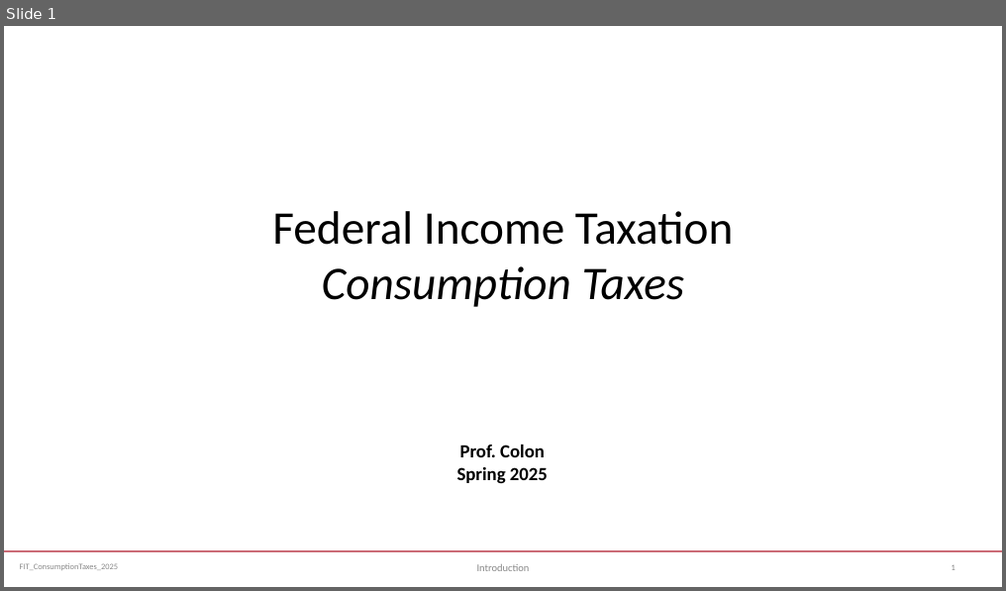
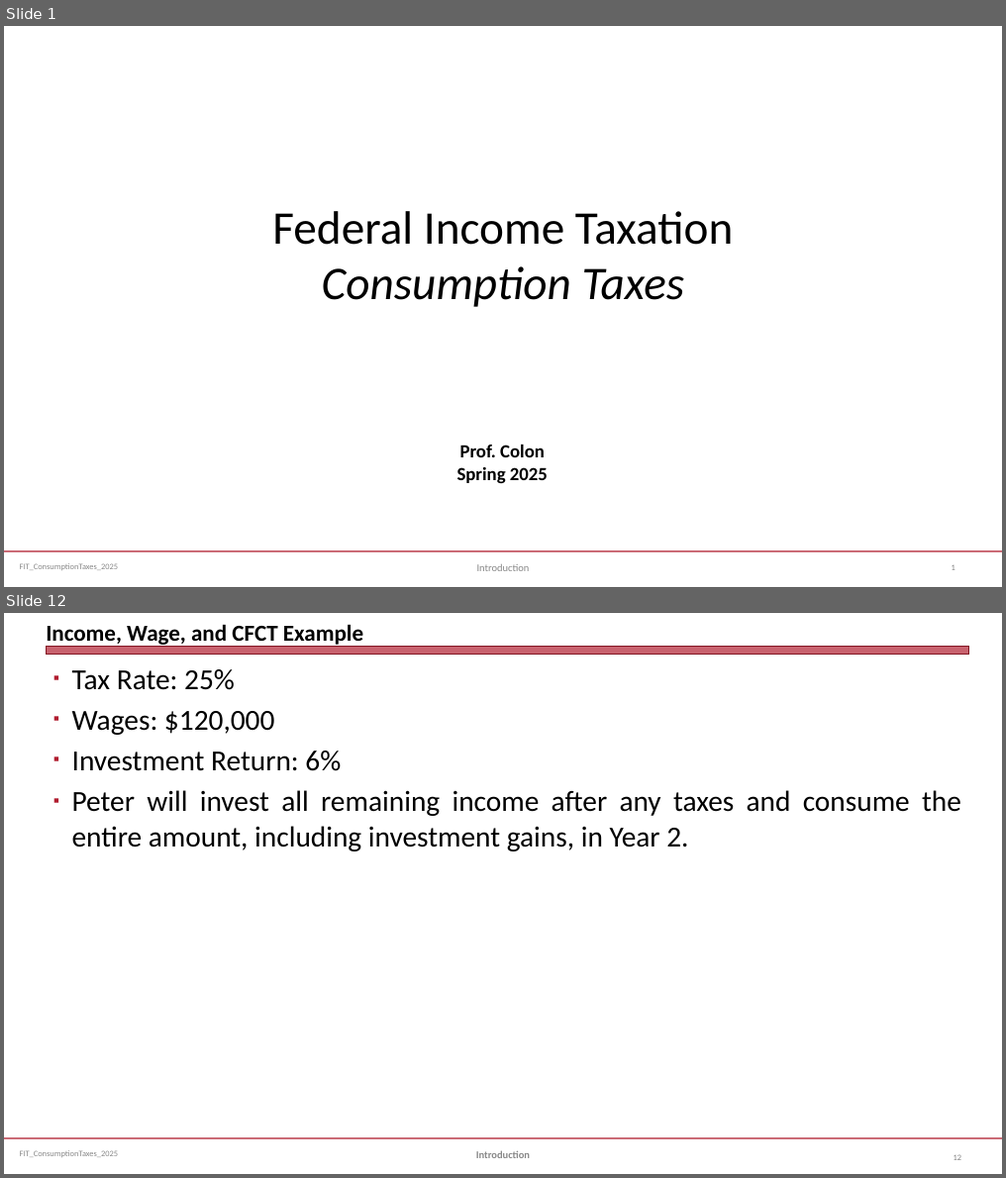
Before and after one commit to jmc877/Fed-Income-Tax, a slide deck: slides/FIT_ConsumptionTaxes_2025S.pptx. Shown one above the other, each under a label of ours: slide 1 before the commit, slides 1 and 12 after it; the slides between them are not shown. The pictures are 1006x591 and 1006x1178 pixels, drawn with LibreOffice and Linux fonts; fonts in the diff are those of the drawing. Boxes give left, top, right and bottom in pixels: in the first picture for what was removed or moved away, otherwise in the second. Text is boxed around its words. In the diff, an @@ line names an element or a change of style, - is before the commit and + after.

```diff
--- a/slides/FIT_ConsumptionTaxes_2025S.pptx
+++ b/slides/FIT_ConsumptionTaxes_2025S.pptx
@@ slide 12 added at <box>4,613,1002,1174</box>, background #FFFFFF; not listed: 2 template elements that a slide beside it also shows @@
@@ title added at <box>46,624,363,648</box>, 22 pt, text #000000, bold @@
+Income, Wage, and CFCT Example
@@ rectangle added at <box>46,647,969,655</box>, fill #B01C2E at 69% opacity, outline #821522 0 pt @@
@@ text added at <box>72,669,961,852</box>, 28 pt, text #000000 @@
+▪ Tax Rate: 25%
+▪ Wages: $120,000
+▪ Investment Return: 6%
+▪ Peter will invest all remaining income after any taxes and consume the entire amount, including investment gains, in Year 2.
@@ text added at <box>476,1151,530,1158</box>, 10 pt, text #898989, bold @@
+Introduction
@@ page number added at <box>953,1155,961,1160</box>, 8 pt, text #808080 @@
+12
```
Also in this commit, not shown: 2 slides changed, 14 other slides added, 1 other file.
